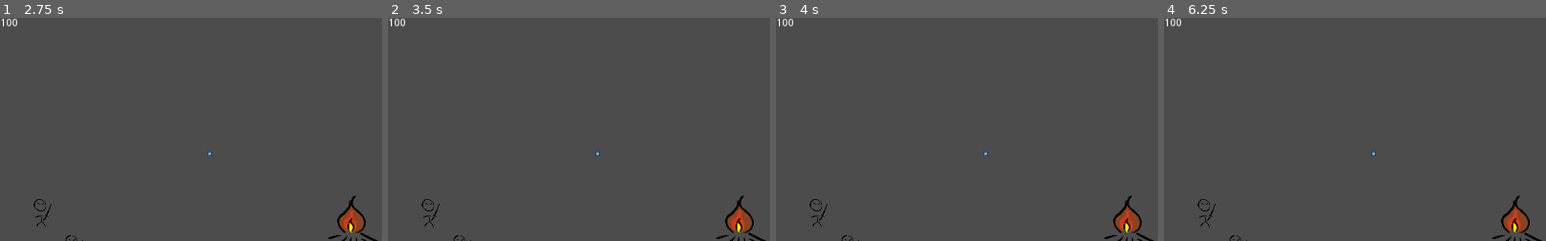
Above: before the commit, frames 1-4 (left to right).
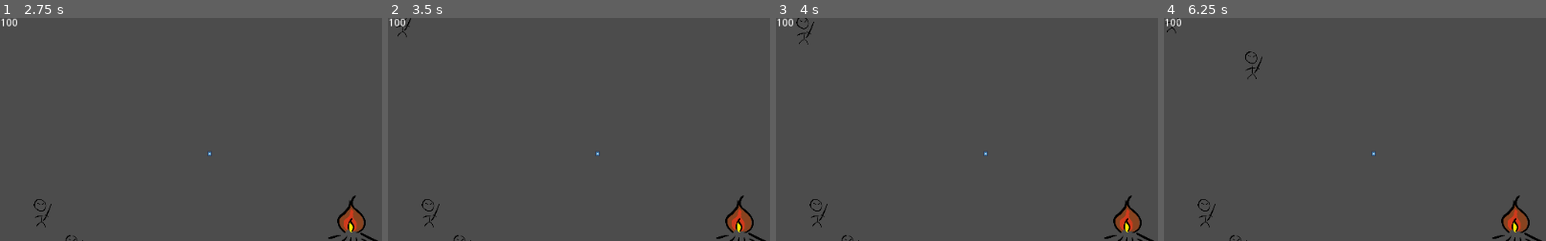
Above: after the commit, the same moments.

Repository: fedzel/pimi-tdogotit
Game: Godot game, scene res://Scenes/World.tscn
Two runs of this game, one before a commit and one after it. Both use one fixed random seed, a clock stepped at 60 frames per second and the inputs below. The engine's default icon, where the game draws it, is replaced by a stand-in: a white triangle on a blue panel in a dark square.
Inputs (mouse positions are % of the whole screen's width and height, from its top left):
- Up to frame 1 (2.75 s): tap Enter at 0.5, 2 s; move the mouse to (54, 14) at 0.52 s; press the mouse at (54, 14) at 0.53 s; tap Space at 1.25 s; move the mouse to (30, 55) at 1.27 s; release the mouse at (30, 55) at 1.28 s; tap Middle mouse button (middle_mouse_button) at 1.35 s; click (30, 55) at 1.42 s; move the mouse to (60, 28) at 2.02 s; press the mouse at (60, 28) at 2.03 s
- Up to frame 2 (3.5 s): tap Space at 2.75 s; move the mouse to (45, 70) at 2.77 s; release the mouse at (45, 70) at 2.78 s; tap Middle mouse button (middle_mouse_button) at 2.85 s; click (45, 70) at 2.92 s
- Up to frame 3 (4 s): move the mouse to (80, 65) at 3.52 s; press the mouse at (80, 65) at 3.53 s
- Up to frame 4 (6.25 s): move the mouse to (20, 35) at 4.27 s; release the mouse at (20, 35) at 4.28 s; tap Middle mouse button (middle_mouse_button) at 4.35, 5.85 s; click (20, 35) at 4.42 s; tap Enter at 5 s; move the mouse to (55, 50) at 5.02 s; press the mouse at (55, 50) at 5.03 s; move the mouse to (35, 25) at 5.77 s; release the mouse at (35, 25) at 5.78 s; click (35, 25) at 5.92 s
The pictures show only the part of the screen within x 0-50%, y 0-50%; the shares and areas given below are measured in that part.

Frame 1 is identical in both runs. In frame 2, less than 0.1% of the frame differs, in the area x 2-6%, y 0-9%; in frame 3, 0.1%; in frame 4, 0.2%, in the area x 0-26%, y 0-28%.

Commit message:
MobSpawner
MobSpawner

Diff:
--- /dev/null
+++ b/Scenes/Mobspawner.tscn
@@ -0,0 +1,16 @@
+[gd_scene load_steps=3 format=2]
+
+[ext_resource path="res://Scripts/Mobspawner.gd" type="Script" id=1]
+[ext_resource path="res://icon.png" type="Texture" id=2]
+
+[node name="Mobspawner" type="Node2D"]
+script = ExtResource( 1 )
+
+[node name="Timer" type="Timer" parent="."]
+wait_time = 3.0
+autostart = true
+
+[node name="Sprite" type="Sprite" parent="."]
+visible = false
+texture = ExtResource( 2 )
+[connection signal="timeout" from="Timer" to="." method="_on_Timer_timeout"]
--- a/Scenes/World.tscn
+++ b/Scenes/World.tscn
@@ -1,87 +1,95 @@
-[gd_scene load_steps=13 format=2]
+[gd_scene load_steps=14 format=2]
 
 [ext_resource path="res://Scripts/World.gd" type="Script" id=1]
-[ext_resource path="res://Scenes/Bonfire.tscn" type="PackedScene" id=2]
-[ext_resource path="res://Scenes/Tower.tscn" type="PackedScene" id=3]
-[ext_resource path="res://Scenes/Tree.tscn" type="PackedScene" id=4]
-[ext_resource path="res://Scripts/NavigationController.gd" type="Script" id=5]
-[ext_resource path="res://Scenes/Villager.tscn" type="PackedScene" id=6]
-[ext_resource path="res://Scenes/ExtinguisherEnemy.tscn" type="PackedScene" id=7]
+[ext_resource path="res://Scenes/ExtinguisherEnemy.tscn" type="PackedScene" id=2]
+[ext_resource path="res://Scenes/Bonfire.tscn" type="PackedScene" id=3]
+[ext_resource path="res://Scenes/Tower.tscn" type="PackedScene" id=4]
+[ext_resource path="res://Scenes/Tree.tscn" type="PackedScene" id=5]
+[ext_resource path="res://Scripts/NavigationController.gd" type="Script" id=6]
+[ext_resource path="res://Scenes/Villager.tscn" type="PackedScene" id=7]
 [ext_resource path="res://Scenes/SaboteurEnemy.tscn" type="PackedScene" id=8]
 [ext_resource path="res://Scripts/Camera2D.gd" type="Script" id=9]
 [ext_resource path="res://Scenes/GUI.tscn" type="PackedScene" id=10]
 [ext_resource path="res://Scenes/UI.tscn" type="PackedScene" id=11]
+[ext_resource path="res://Scenes/Mobspawner.tscn" type="PackedScene" id=12]
 
 [sub_resource type="NavigationPolygon" id=1]
 vertices = PoolVector2Array( -321.554, -291.955, 1328.64, -322.068, 1263.81, 802.44, -301.946, 787.073 )
 polygons = [ PoolIntArray( 0, 1, 2, 3 ) ]
 outlines = [ PoolVector2Array( -321.554, -291.955, 1328.64, -322.068, 1263.81, 802.44, -301.946, 787.073 ) ]
 
-[node name="Node2D" type="Node2D"]
+[node name="Node2D" type="Node2D" groups=[
+"WorldBase",
+]]
 script = ExtResource( 1 )
+SammuttajaMob = ExtResource( 2 )
 
-[node name="Bonfire" parent="." instance=ExtResource( 2 )]
+[node name="Bonfire" parent="." instance=ExtResource( 3 )]
 position = Vector2( 471.98, 272.412 )
 collision_layer = 1
 collision_mask = 1
 
-[node name="Tower" parent="." instance=ExtResource( 3 )]
+[node name="Tower" parent="." instance=ExtResource( 4 )]
 position = Vector2( 281.078, 182.497 )
 
-[node name="Woods" parent="." instance=ExtResource( 4 )]
+[node name="Woods" parent="." instance=ExtResource( 5 )]
 position = Vector2( 553.245, 83.0368 )
 
 [node name="Navigation2D" type="Navigation2D" parent="."]
+script = ExtResource( 6 )
+
+[node name="Villagers" type="Node2D" parent="Navigation2D"]
 editor/display_folded = true
-script = ExtResource( 5 )
 
-[node name="Villager2" parent="Navigation2D" instance=ExtResource( 6 )]
+[node name="Villager2" parent="Navigation2D/Villagers" instance=ExtResource( 7 )]
 position = Vector2( 574.569, 257.685 )
 
-[node name="Villager" parent="Navigation2D" instance=ExtResource( 6 )]
+[node name="Villager" parent="Navigation2D/Villagers" instance=ExtResource( 7 )]
 position = Vector2( 574.569, 312.709 )
 
-[node name="Villager3" parent="Navigation2D" instance=ExtResource( 6 )]
+[node name="Villager3" parent="Navigation2D/Villagers" instance=ExtResource( 7 )]
 position = Vector2( 660.607, 283.285 )
 
-[node name="Villager4" parent="Navigation2D" instance=ExtResource( 6 )]
+[node name="Villager4" parent="Navigation2D/Villagers" instance=ExtResource( 7 )]
 position = Vector2( 717.362, 283.285 )
 
-[node name="Villager5" parent="Navigation2D" instance=ExtResource( 6 )]
+[node name="Villager5" parent="Navigation2D/Villagers" instance=ExtResource( 7 )]
 position = Vector2( 660.607, 333.59 )
 
-[node name="Villager6" parent="Navigation2D" instance=ExtResource( 6 )]
+[node name="Villager6" parent="Navigation2D/Villagers" instance=ExtResource( 7 )]
 position = Vector2( 717.362, 353.59 )
 
-[node name="Villager7" parent="Navigation2D" instance=ExtResource( 6 )]
+[node name="Villager7" parent="Navigation2D/Villagers" instance=ExtResource( 7 )]
 position = Vector2( 574.569, 373.59 )
 
-[node name="Villager8" parent="Navigation2D" instance=ExtResource( 6 )]
+[node name="Villager8" parent="Navigation2D/Villagers" instance=ExtResource( 7 )]
 position = Vector2( 467.362, 363.59 )
-
-[node name="Extinguisher5" parent="Navigation2D" instance=ExtResource( 7 )]
-position = Vector2( 96.2452, 314.798 )
-
-[node name="Extinguisher4" parent="Navigation2D" instance=ExtResource( 7 )]
-position = Vector2( 139.554, 380.792 )
-
-[node name="Extinguisher3" parent="Navigation2D" instance=ExtResource( 7 )]
-position = Vector2( 151.927, 329.234 )
-
-[node name="Extinguisher2" parent="Navigation2D" instance=ExtResource( 7 )]
-position = Vector2( 51.2991, 422.341 )
-
-[node name="Extinguisher" parent="Navigation2D" instance=ExtResource( 7 )]
-position = Vector2( 73.56, 358.106 )
-
-[node name="Saboteur" parent="Navigation2D" instance=ExtResource( 8 )]
-position = Vector2( 54.0627, 266.338 )
 
 [node name="NavigationPolygonInstance" type="NavigationPolygonInstance" parent="Navigation2D"]
 navpoly = SubResource( 1 )
 __meta__ = {
 "_edit_lock_": true
 }
+
+[node name="Enemies" type="Node2D" parent="Navigation2D"]
+
+[node name="Extinguisher5" parent="Navigation2D/Enemies" instance=ExtResource( 2 )]
+position = Vector2( 96.2452, 314.798 )
+
+[node name="Extinguisher4" parent="Navigation2D/Enemies" instance=ExtResource( 2 )]
+position = Vector2( 139.554, 380.792 )
+
+[node name="Extinguisher3" parent="Navigation2D/Enemies" instance=ExtResource( 2 )]
+position = Vector2( 151.927, 329.234 )
+
+[node name="Extinguisher2" parent="Navigation2D/Enemies" instance=ExtResource( 2 )]
+position = Vector2( 51.2991, 422.341 )
+
+[node name="Extinguisher" parent="Navigation2D/Enemies" instance=ExtResource( 2 )]
+position = Vector2( 73.56, 358.106 )
+
+[node name="Saboteur" parent="Navigation2D/Enemies" instance=ExtResource( 8 )]
+position = Vector2( 54.0627, 266.338 )
 
 [node name="Camera2D" type="Camera2D" parent="."]
 anchor_mode = 0
@@ -91,3 +99,6 @@
 [node name="GUI" parent="Camera2D" instance=ExtResource( 10 )]
 
 [node name="Control" parent="Camera2D" instance=ExtResource( 11 )]
+
+[node name="Mobspawner" parent="." instance=ExtResource( 12 )]
+position = Vector2( 366.423, 457.104 )
--- /dev/null
+++ b/Scripts/Global/MobSpawn.gd
@@ -0,0 +1,7 @@
+extends Node
+
+var wave_ended = true
+var wave_start = false
+var waves = 0
+var Sammuttaja
+var sammuttajamob
--- a/Scripts/Mob.gd
+++ b/Scripts/Mob.gd
@@ -19,7 +19,7 @@
 	move_along_path(move_distance)
 
 func setTarget(target: Vector2):
-	path = get_parent().getPath(position, target)
+	path = get_parent().get_parent().getPath(position, target)
 
 
 func move_along_path(distance : float) -> void:
--- /dev/null
+++ b/Scripts/Mobspawner.gd
@@ -0,0 +1,40 @@
+extends Node2D
+
+var timer_allowed = true
+var spawnables = 5
+
+func _ready():
+	wavespawns()
+
+func updatewaves():
+	wavespawns()
+
+func wavespawns():
+	if MobSpawn.waves == 1:
+		spawnables = 3
+	if MobSpawn.waves == 2:
+		spawnables = 5
+	if MobSpawn.waves == 3:
+		spawnables = 8
+	if MobSpawn.waves == 4:
+		spawnables = 12
+	if MobSpawn.waves == 5:
+		spawnables = 16
+	if MobSpawn.waves == 6:
+		spawnables = 20
+	if MobSpawn.waves == 7:
+		spawnables = 28
+	if MobSpawn.waves == 8:
+		spawnables = 38
+	if MobSpawn.waves == 9:
+		spawnables = 50
+	if MobSpawn.waves == 10:
+		spawnables = 50
+
+func _on_Timer_timeout():
+	if timer_allowed:
+		if spawnables > 0:
+			print("spawned")
+			MobSpawn.sammuttajamob = MobSpawn.Sammuttaja.instance()
+			get_tree().call_group("WorldBase", "spawnSammuttaja")
+			spawnables -= 1
--- a/Scripts/World.gd
+++ b/Scripts/World.gd
@@ -1,10 +1,9 @@
 extends Node2D
 
-#onready var nav = get_node("Navigation2D")
-#onready var location = $Navigation/Player
-#onready var target_loc = $Navigation/Monster
-#
-#func _unhandled_input(event):
-#	var new_path = nav.get_simple_path(target_loc.translation, location.translation)
-#	target_loc.path = new_path
-#	prints(target_loc.translation, location.translation)
+export (PackedScene) var SammuttajaMob
+
+func _ready():
+	MobSpawn.Sammuttaja = SammuttajaMob
+
+func spawnSammuttaja():
+	get_node("Navigation2D/Enemies").add_child(MobSpawn.sammuttajamob)
--- a/project.godot
+++ b/project.godot
@@ -84,6 +84,7 @@
 EnemyList="*res://Scripts/Global/EnemyList.gd"
 TaskList="*res://Scripts/Global/TaskList.gd"
 BuildingList="*res://Scripts/Global/BuildingList.gd"
+MobSpawn="*res://Scripts/Global/MobSpawn.gd"
 
 [input]
 
